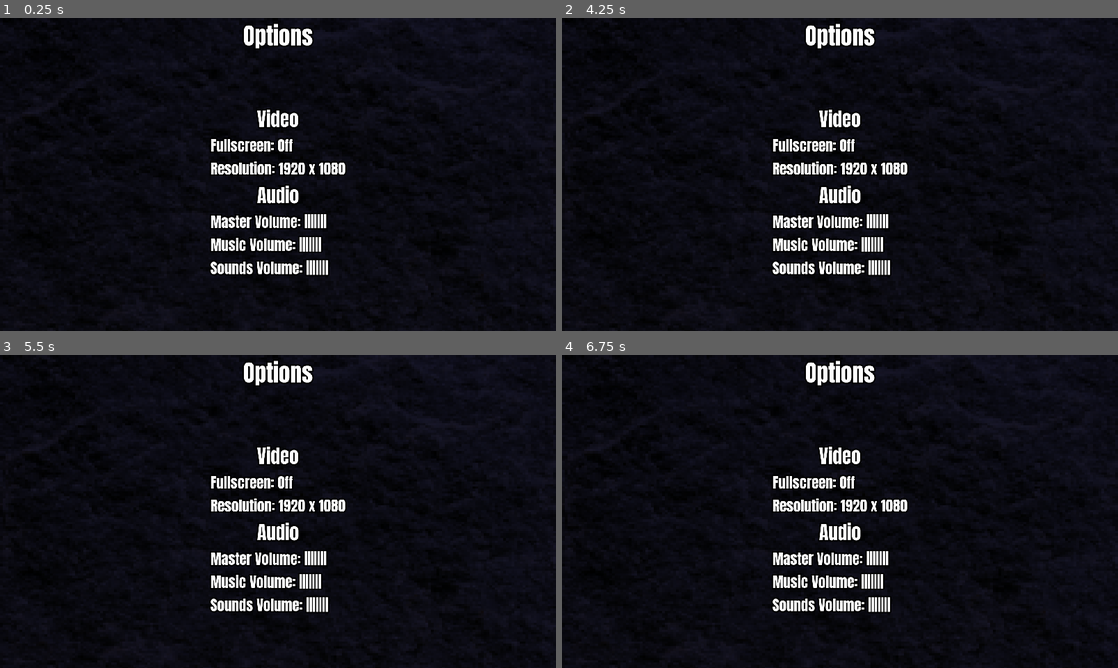
Above: before the commit, frames 1-4 (two rows, left to right).
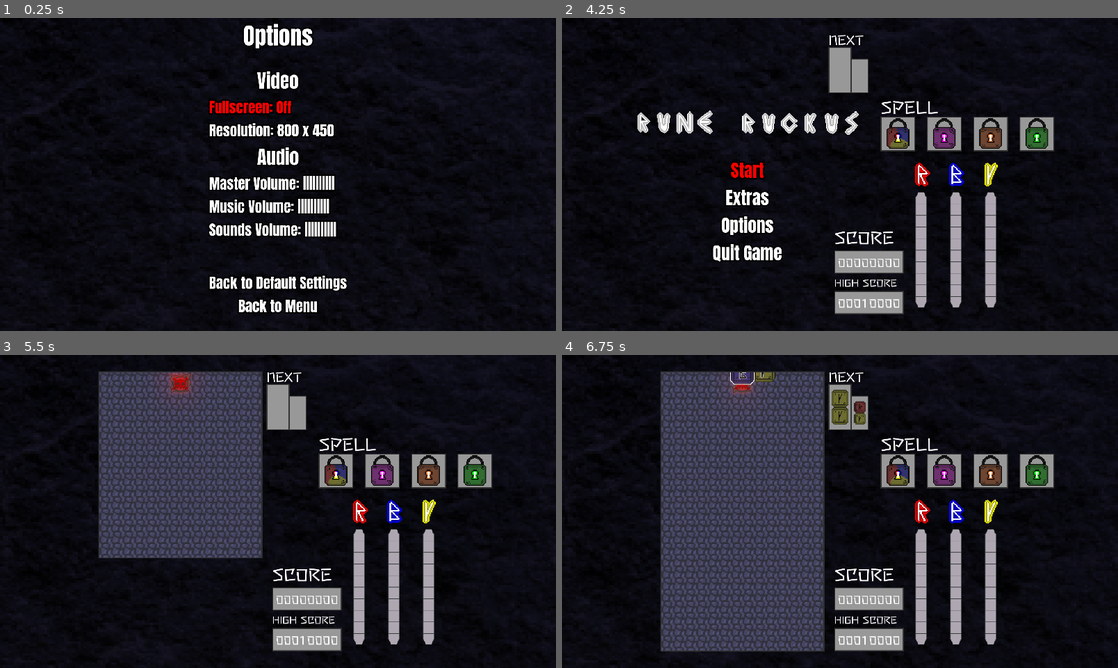
Above: after the commit, the same moments.

Repository: dreamblader/rune_ruckus
Game: Godot game, scene res://options/options_scene.tscn
Two runs of this game, one before a commit and one after it. Both use one fixed random seed, a clock stepped at 60 frames per second and the inputs below. This scene is started directly instead of the project's main scene.
Inputs:
- Up to frame 1 (0.25 s): no input
- Up to frame 2 (4.25 s): tap Enter (ui_accept) at 0.5, 0.77, 1.25, 1.52, 2, 2.75, 3.02, 3.5, 3.77 s; hold Right (ui_right) 0.53-1.28 s; hold Space (ui_select) 0.53-1.28 s; hold Down (ui_down) 1.28-2.03 s; tap S (drop) at 1.35 s; tap Space (ui_select) at 1.55, 2.3, 3.05 s; hold Right (ui_right) 2.03-2.78 s; hold A (rotate_l) 2.03-2.78 s; hold Up (ui_up) 2.78-3.53 s; tap D (rotate_r) at 2.85 s; hold Left (ui_left) from 3.53 s (still down); hold Space (ui_select) from 3.53 s (still down); tap Escape (ui_cancel) at 4.15 s
- Up to frame 3 (5.5 s): release Space (ui_select) at 4.28 s; tap Space (ui_select) at 4.35, 5.3 s; tap Enter (ui_accept) at 4.52 s; release Left (ui_left) at 5.03 s; hold Down (ui_down) from 5.03 s (still down); hold S (drop) from 5.03 s (still down)
- Up to frame 4 (6.75 s): release Down (ui_down) at 5.78 s; release S (drop) at 5.78 s; hold Right (ui_right) 5.78-6.53 s; tap A (rotate_l) at 5.85 s; tap Enter (ui_accept) at 6.02 s; tap Space (ui_select) at 6.05 s; hold Up (ui_up) from 6.53 s (still down); hold D (rotate_r) from 6.53 s (still down)

The runs differ from the first frame. In frame 1, 7.7% of the frame differs, in the area x 37-63%, y 16-95%; in frame 2, 14%; in frame 3, 29%; in frame 4, 37%, in the area x 17-89%, y 1-95%.

Commit message:
options menu (wip) settings in singleton is being null (bug)

Diff:
--- a/game_script.gd
+++ b/game_script.gd
@@ -184,7 +184,7 @@
 
 
 func open_options() -> void:
-	pass
+	get_tree().change_scene("res://options/options_scene.tscn")
 
 
 func _on_Board_game_over(menu_flag) -> void:
--- a/options/options_scene.tscn
+++ b/options/options_scene.tscn
@@ -1,8 +1,9 @@
-[gd_scene load_steps=6 format=2]
+[gd_scene load_steps=7 format=2]
 
 [ext_resource path="res://misc/backgrounds/wall.jpg" type="Texture" id=1]
 [ext_resource path="res://font/Anton-Regular.ttf" type="DynamicFontData" id=2]
 [ext_resource path="res://font/impact_font.tres" type="DynamicFont" id=3]
+[ext_resource path="res://options/options_script.gd" type="Script" id=4]
 
 [sub_resource type="DynamicFont" id=1]
 size = 80
@@ -17,6 +18,8 @@
 [node name="Options" type="Control"]
 anchor_right = 1.0
 anchor_bottom = 1.0
+script = ExtResource( 4 )
+options = [ NodePath("Menu/Main/Video/Fullscreen"), NodePath("Menu/Main/Video/Resolution"), NodePath("Menu/Main/Audio/Master"), NodePath("Menu/Main/Audio/Music"), NodePath("Menu/Main/Audio/Sounds"), NodePath("Menu/Main/Misc/Default"), NodePath("Menu/Main/Misc/Back") ]
 
 [node name="Background" type="TextureRect" parent="."]
 modulate = Color( 0.1512, 0.1512, 0.27, 1 )
@@ -44,17 +47,17 @@
 margin_right = 320.0
 
 [node name="Main" type="VBoxContainer" parent="Menu"]
-margin_left = 87.0
-margin_top = 179.0
-margin_right = 553.0
-margin_bottom = 781.0
+margin_left = 82.0
+margin_top = 47.0
+margin_right = 558.0
+margin_bottom = 912.0
 
 [node name="Video" type="VBoxContainer" parent="Menu/Main"]
-margin_right = 466.0
+margin_right = 476.0
 margin_bottom = 259.0
 
 [node name="Title" type="Label" parent="Menu/Main/Video"]
-margin_right = 466.0
+margin_right = 476.0
 margin_bottom = 99.0
 custom_colors/font_outline_modulate = Color( 0, 0, 0, 1 )
 custom_fonts/font = SubResource( 2 )
@@ -63,7 +66,7 @@
 
 [node name="Fullscreen" type="Label" parent="Menu/Main/Video"]
 margin_top = 103.0
-margin_right = 466.0
+margin_right = 476.0
 margin_bottom = 179.0
 custom_colors/font_outline_modulate = Color( 0, 0, 0, 1 )
 custom_fonts/font = ExtResource( 3 )
@@ -71,7 +74,7 @@
 
 [node name="Resolution" type="Label" parent="Menu/Main/Video"]
 margin_top = 183.0
-margin_right = 466.0
+margin_right = 476.0
 margin_bottom = 259.0
 custom_colors/font_outline_modulate = Color( 0, 0, 0, 1 )
 custom_fonts/font = ExtResource( 3 )
@@ -79,11 +82,11 @@
 
 [node name="Audio" type="VBoxContainer" parent="Menu/Main"]
 margin_top = 263.0
-margin_right = 466.0
+margin_right = 476.0
 margin_bottom = 602.0
 
 [node name="Title" type="Label" parent="Menu/Main/Audio"]
-margin_right = 466.0
+margin_right = 476.0
 margin_bottom = 99.0
 custom_colors/font_outline_modulate = Color( 0, 0, 0, 1 )
 custom_fonts/font = SubResource( 2 )
@@ -92,24 +95,53 @@
 
 [node name="Master" type="Label" parent="Menu/Main/Audio"]
 margin_top = 103.0
-margin_right = 466.0
+margin_right = 476.0
 margin_bottom = 179.0
 custom_colors/font_outline_modulate = Color( 0, 0, 0, 1 )
 custom_fonts/font = ExtResource( 3 )
-text = "Master Volume: |||||||"
+text = "Master Volume: |||||......"
 
 [node name="Music" type="Label" parent="Menu/Main/Audio"]
 margin_top = 183.0
-margin_right = 466.0
+margin_right = 476.0
 margin_bottom = 259.0
 custom_colors/font_outline_modulate = Color( 0, 0, 0, 1 )
 custom_fonts/font = ExtResource( 3 )
-text = "Music Volume: |||||||"
+text = "Music Volume: |||||......"
 
 [node name="Sounds" type="Label" parent="Menu/Main/Audio"]
 margin_top = 263.0
-margin_right = 466.0
+margin_right = 476.0
 margin_bottom = 339.0
 custom_colors/font_outline_modulate = Color( 0, 0, 0, 1 )
 custom_fonts/font = ExtResource( 3 )
-text = "Sounds Volume: |||||||"
+text = "Sounds Volume: |||||......"
+
+[node name="Misc" type="VBoxContainer" parent="Menu/Main"]
+margin_top = 606.0
+margin_right = 476.0
+margin_bottom = 865.0
+
+[node name="Title" type="Label" parent="Menu/Main/Misc"]
+margin_right = 476.0
+margin_bottom = 99.0
+custom_colors/font_outline_modulate = Color( 0, 0, 0, 1 )
+custom_fonts/font = SubResource( 2 )
+align = 1
+
+[node name="Default" type="Label" parent="Menu/Main/Misc"]
+margin_top = 103.0
+margin_right = 476.0
+margin_bottom = 179.0
+custom_colors/font_outline_modulate = Color( 0, 0, 0, 1 )
+custom_fonts/font = ExtResource( 3 )
+text = "Back to Default Settings"
+
+[node name="Back" type="Label" parent="Menu/Main/Misc"]
+margin_top = 183.0
+margin_right = 476.0
+margin_bottom = 259.0
+custom_colors/font_outline_modulate = Color( 0, 0, 0, 1 )
+custom_fonts/font = ExtResource( 3 )
+text = "Back to Menu"
+align = 1
--- /dev/null
+++ b/options/options_script.gd
@@ -0,0 +1,116 @@
+extends Control
+
+export (Array, NodePath) var options
+
+var resolutions: Array = [Vector2(1920, 1080), Vector2(1280, 720), Vector2(854, 480), Vector2(640, 360), Vector2(426, 240)]
+var max_volume_points: int = 10
+var volume_max_db: float = 0
+var volume_min_db: float = -50
+var menu_index: int = 0
+
+
+func _input(event: InputEvent) -> void:
+	if event.is_action_pressed("ui_up"):
+		move_menu(-1)
+
+	if event.is_action_pressed("ui_down"):
+		move_menu(1)
+
+	if event.is_action("ui_right"):
+		move_option(1)
+
+	if event.is_action("ui_left"):
+		move_option(-1)
+
+	if event.is_action("ui_select"):
+		select_option()
+
+	if event.is_action("ui_cancel"):
+		move_back()
+
+
+func _ready() -> void:
+	select_label()
+	# TODO settings is being null????
+	set_fullscreen_label(SettingsControl.settings.fullscreen)
+	set_resolution_label(SettingsControl.settings.resolution)
+	set_master_volume_label(SettingsControl.settings.masterVolumeDb)
+	set_music_volume_label(SettingsControl.settings.musicVolumeDb)
+	set_sfx_volume_label(SettingsControl.settings.sfxVolumeDb)
+
+
+func select_label() -> void:
+	var selected_label: Label = get_node(options[menu_index])
+	selected_label.add_color_override("font_color", Color(1,0,0))
+
+
+func deselect_label() -> void:
+	var deselected_label: Label = get_node(options[menu_index])
+	deselected_label.remove_color_override("font_color")
+
+
+func move_menu(value:int) -> void:
+	deselect_label()
+
+	menu_index = (menu_index + value) % options.size()
+	if menu_index < 0:
+		menu_index = options.size()-1
+
+	select_label()
+
+
+func move_option(value:int) -> void:
+	pass
+
+
+func set_fullscreen_label(flag:bool) -> void:
+	var label: Label = $Menu/Main/Video/Fullscreen
+	var value: String = "On" if flag else "Off"
+	label.text = "Fullscreen: " + value
+
+
+func set_resolution_label(resolution:Vector2) -> void:
+	var label: Label = $Menu/Main/Video/Resolution
+	var value: String = String(resolution.x) + " x " + String(resolution.y)
+	label.text = "Resolution: " + value
+
+
+func set_master_volume_label(dbValue:float) -> void:
+	var label: Label = $Menu/Main/Audio/Master
+	label.text = "Master Volume: " + get_volume_peg_calculation(dbValue)
+
+
+func set_music_volume_label(dbValue:float) -> void:
+	var label: Label = $Menu/Main/Audio/Music
+	label.text = "Music Volume: " + get_volume_peg_calculation(dbValue)
+
+
+func set_sfx_volume_label(dbValue:float) -> void:
+	var label: Label = $Menu/Main/Audio/Sounds
+	label.text = "Sounds Volume: " + get_volume_peg_calculation(dbValue)
+
+
+func get_volume_peg_calculation(value:float) -> String:
+	var volume_peg: int = clamp((value-volume_min_db)/5, 0, max_volume_points)
+	var result: String
+	for i in range(max_volume_points):
+		result += "|" if i < volume_peg else "."
+	return result
+
+
+func select_option() -> void:
+	match menu_index:
+		5:
+			back_to_default()
+		6:
+			move_back()
+		_:
+			pass
+
+
+func back_to_default() -> void:
+	pass
+
+
+func move_back() -> void:
+	get_tree().change_scene("res://game_scene.tscn")
--- a/options/settings_control.gd
+++ b/options/settings_control.gd
@@ -1,6 +1,6 @@
 extends Node
 
-var settings: Settings
+var settings: Settings = Settings.new()
 var PATH: String = "user://settings.cfg"
 
 #KEYs
@@ -18,7 +18,6 @@
 
 
 func _ready() -> void:
-	settings = Settings.new()
 	load_settings()
 
 
@@ -28,7 +27,6 @@
 		set_config_settings(config_file)
 		config_file.save(PATH)
 	else:
-		prints(config_file, config_file.get_sections())
 		settings = change_config_settings(config_file)
 
 
@@ -63,5 +61,4 @@
 func save_settings() -> void:
 	var config_file = ConfigFile.new()
 	set_config_settings(config_file)
-	prints("DEBUG:", config_file.get_sections())
 	config_file.save(PATH)
--- a/options/settings_resource.gd
+++ b/options/settings_resource.gd
@@ -17,6 +17,9 @@
 var controlType : int = 0 # 0 = Keyboard | 1 = Controller
 var controllerInputs: Dictionary = {} setget set_controllerInputs
 var keyboardInputs: Dictionary = {} setget set_keyboardInputs
+
+#####
+var audio_mute_treshold:float = -50.0
 
 
 func set_fullscreen(new_value):
@@ -47,24 +50,28 @@
 	masterVolumeDb = new_value
 	if AudioServer.get_bus_volume_db(0) != masterVolumeDb:
 		AudioServer.set_bus_volume_db(0, masterVolumeDb)
+		AudioServer.set_bus_mute(0, get_mute_flag(masterVolumeDb))
 
 
 func set_musicVolumeDb(new_value):
 	musicVolumeDb = new_value
 	if AudioServer.get_bus_volume_db(1) != musicVolumeDb:
 		AudioServer.set_bus_volume_db(1, musicVolumeDb)
+		AudioServer.set_bus_mute(1, get_mute_flag(musicVolumeDb))
 
 
 func set_sfxVolumeDb(new_value):
 	sfxVolumeDb = new_value
 	if AudioServer.get_bus_volume_db(2) != sfxVolumeDb:
 		AudioServer.set_bus_volume_db(2, sfxVolumeDb)
+		AudioServer.set_bus_mute(2, get_mute_flag(sfxVolumeDb))
 
 
 func set_voiceVolumeDb(new_value):
 	voiceVolumeDb = new_value
 	if AudioServer.bus_count > 3 && AudioServer.get_bus_volume_db(3) != voiceVolumeDb:
 		AudioServer.set_bus_volume_db(3, voiceVolumeDb)
+		AudioServer.set_bus_mute(3, get_mute_flag(voiceVolumeDb))
 
 
 func set_controllerInputs(new_value):
@@ -75,6 +82,11 @@
 func set_keyboardInputs(new_value):
 	keyboardInputs = new_value
 	#TODO call InputMap and add values
+
+
+func get_mute_flag(db:float) -> bool:
+	return db <= audio_mute_treshold
+
 
 # CONTROL EXAMPLE
 #print(InputMap.get_actions()) # get actions name
--- a/project.godot
+++ b/project.godot
@@ -100,7 +100,7 @@
 ui_select={
 "deadzone": 0.5,
 "events": [ Object(InputEventKey,"resource_local_to_scene":false,"resource_name":"","device":0,"alt":false,"shift":false,"control":false,"meta":false,"command":false,"pressed":false,"scancode":32,"physical_scancode":0,"unicode":0,"echo":false,"script":null)
-, Object(InputEventJoypadButton,"resource_local_to_scene":false,"resource_name":"","device":0,"button_index":1,"pressure":0.0,"pressed":false,"script":null)
+, Object(InputEventJoypadButton,"resource_local_to_scene":false,"resource_name":"","device":0,"button_index":0,"pressure":0.0,"pressed":false,"script":null)
 , Object(InputEventKey,"resource_local_to_scene":false,"resource_name":"","device":0,"alt":false,"shift":false,"control":false,"meta":false,"command":false,"pressed":false,"scancode":16777221,"physical_scancode":0,"unicode":0,"echo":false,"script":null)
  ]
 }
